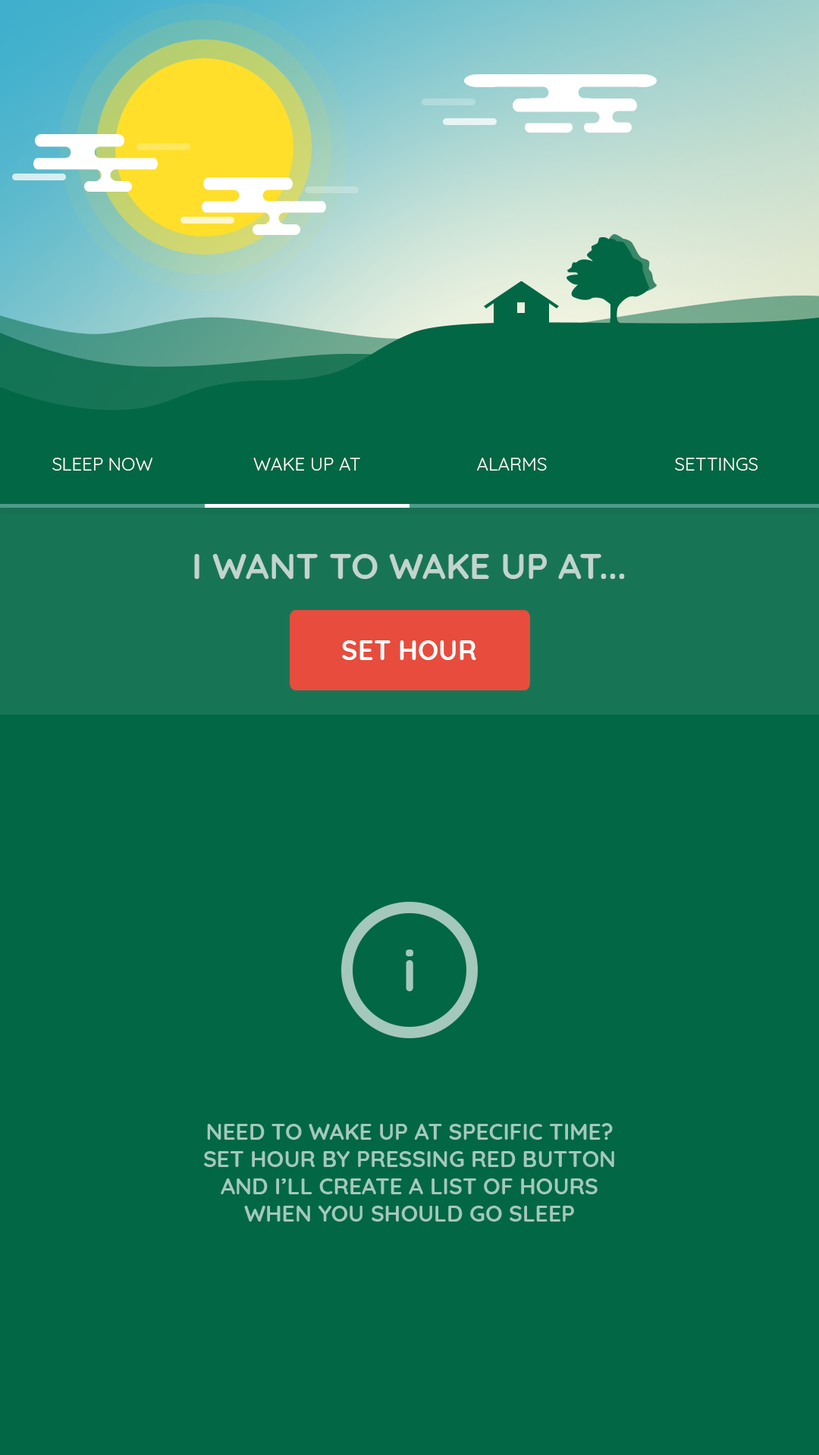
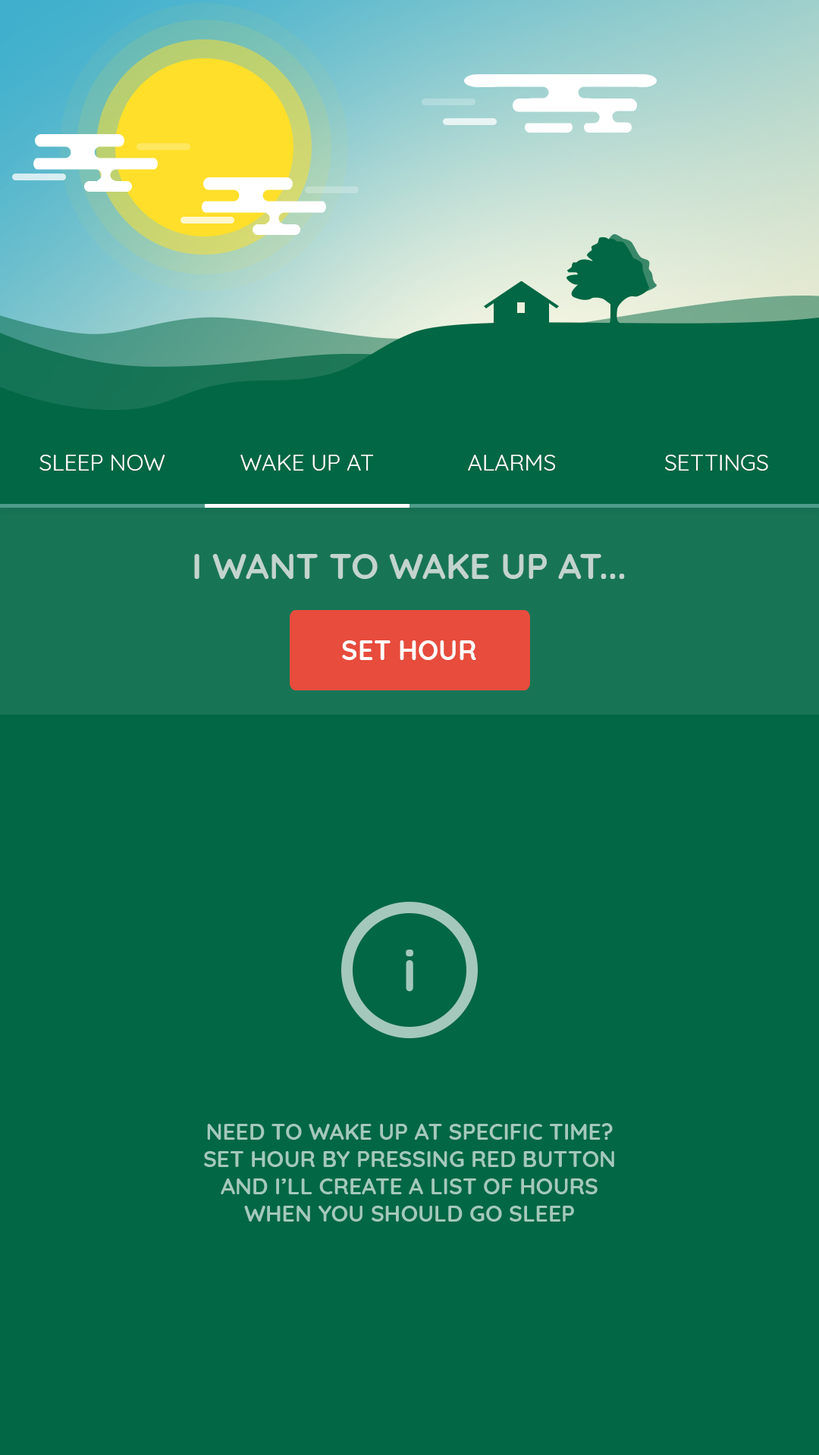
Revision of a layered 819px x 1455px image; what changed, layer by layer:
painted on "SLEEP NOW" over [39,454,166,471]
painted on "WAKE UP AT" over [240,454,374,471]
painted on "ALARMS" over [467,454,555,471]
painted on "SETTINGS" over [664,454,768,471]
